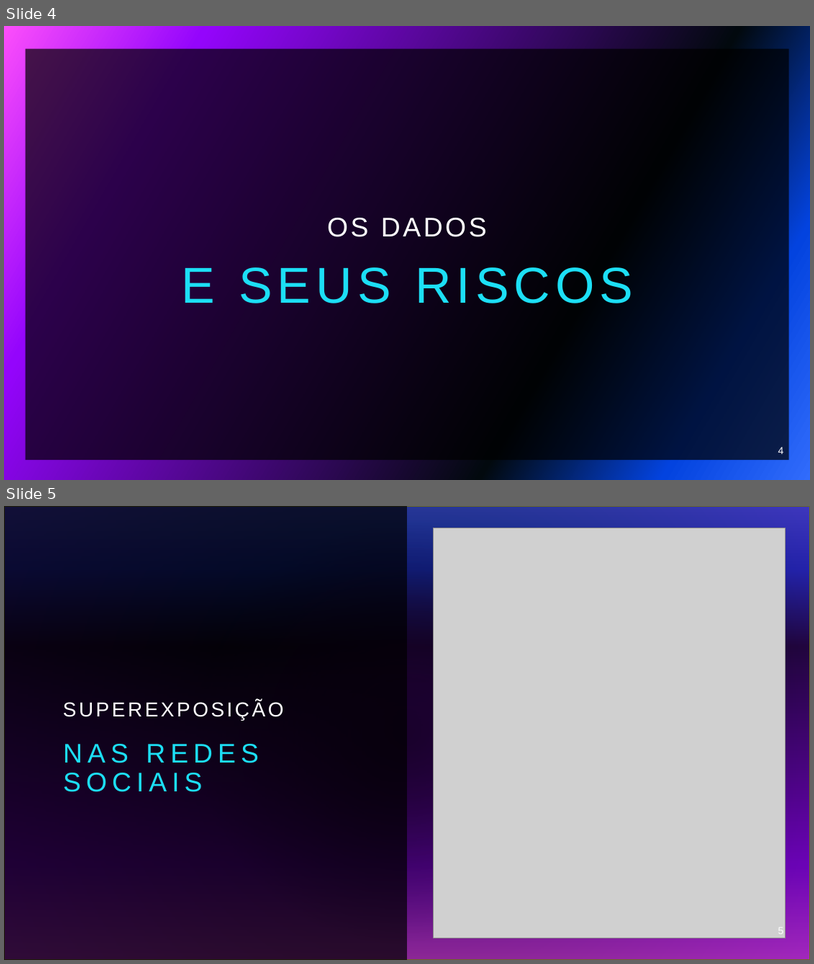
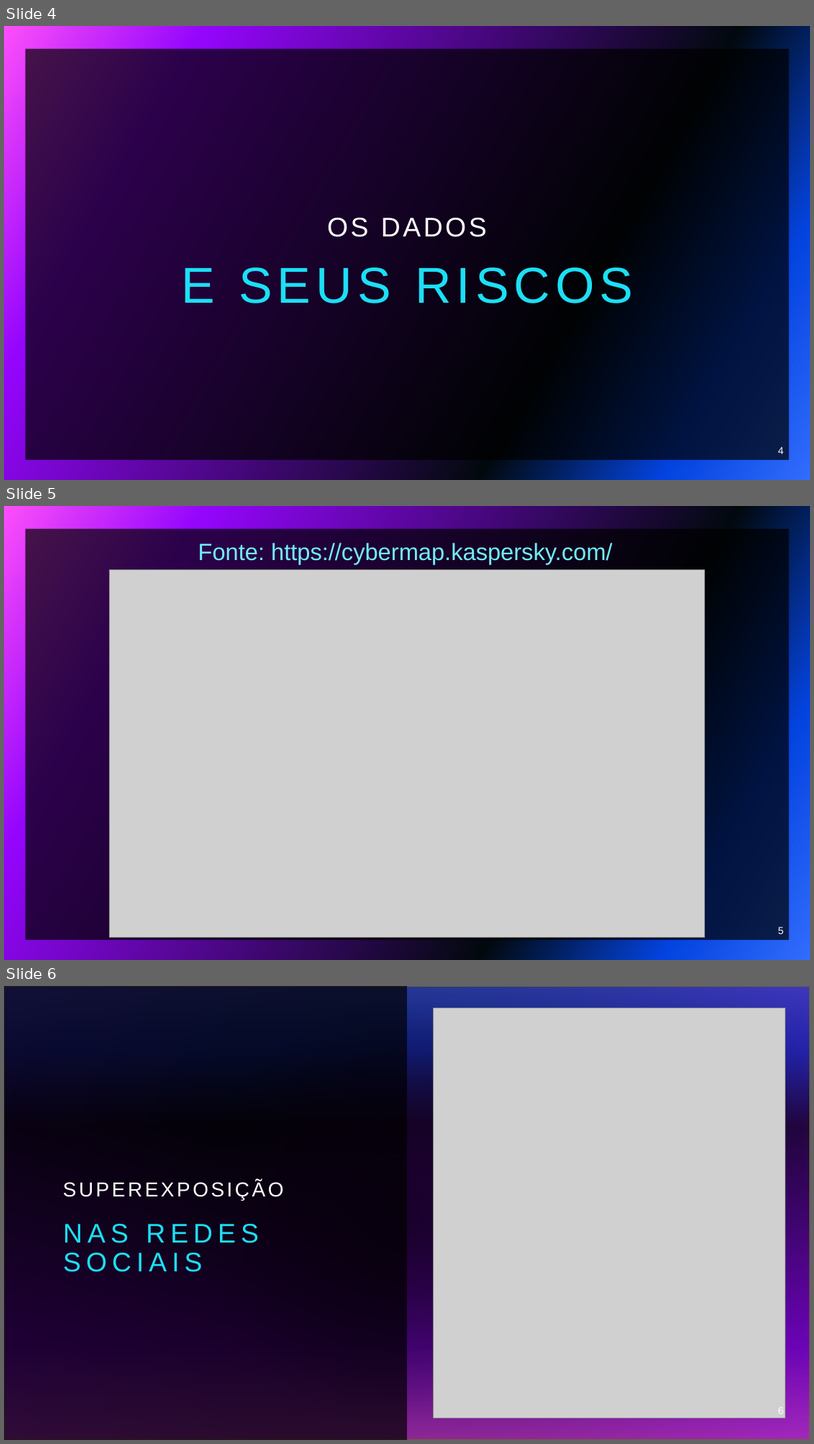
Before and after one commit to danieldavidnunes/apresentacoes, a slide deck: Segurança na internet.pptx. Shown one above the other, each under a label of ours: slides 4 and 5 before the commit, slides 4, 5 and 6 after it. The pictures are 814x964 and 814x1444 pixels, drawn with LibreOffice and Linux fonts; fonts in the diff are those of the drawing; grey boxes stand for pictures. Boxes give left, top, right and bottom in pixels: in the first picture for what was removed or moved away, otherwise in the second. Text is boxed around its words. In the diff, an @@ line names an element or a change of style, - is before the commit and + after.

```diff
--- a/Segurança na internet.pptx
+++ b/Segurança na internet.pptx
@@ slide 5 added at (4, 506, 810, 960), background gradient #316CFC to #0343DF to #02090E to #9405FC to #FC4EFB; not listed: 1 template element that a slide beside it also shows @@
@@ text added at (198, 543, 612, 564), 28 pt, text #73EBF9 @@
+Fonte: https://cybermap.kaspersky.com/
@@ picture added at (109, 569, 705, 937) @@
@@ page number added at (779, 926, 784, 934), 12 pt, text #FFFFFF @@
+5
@@ what was slide 5 is now slide 6 @@
```
Also in this commit, not shown: 2 slides changed, 3 other slides added.
